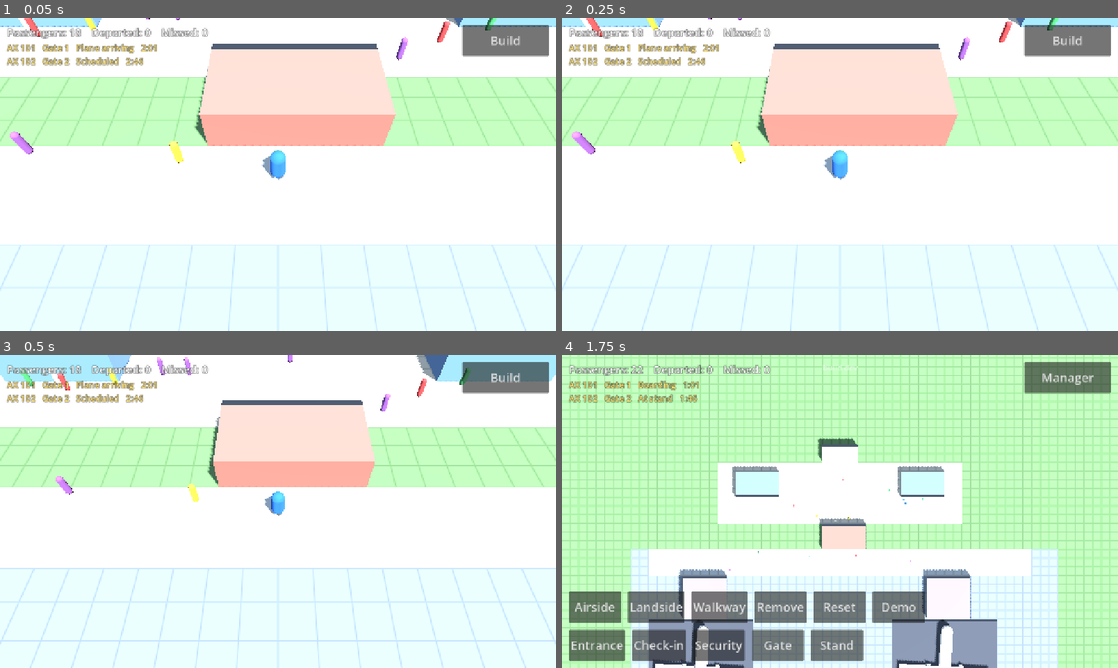
Above: before the commit, frames 1-4 (two rows, left to right).
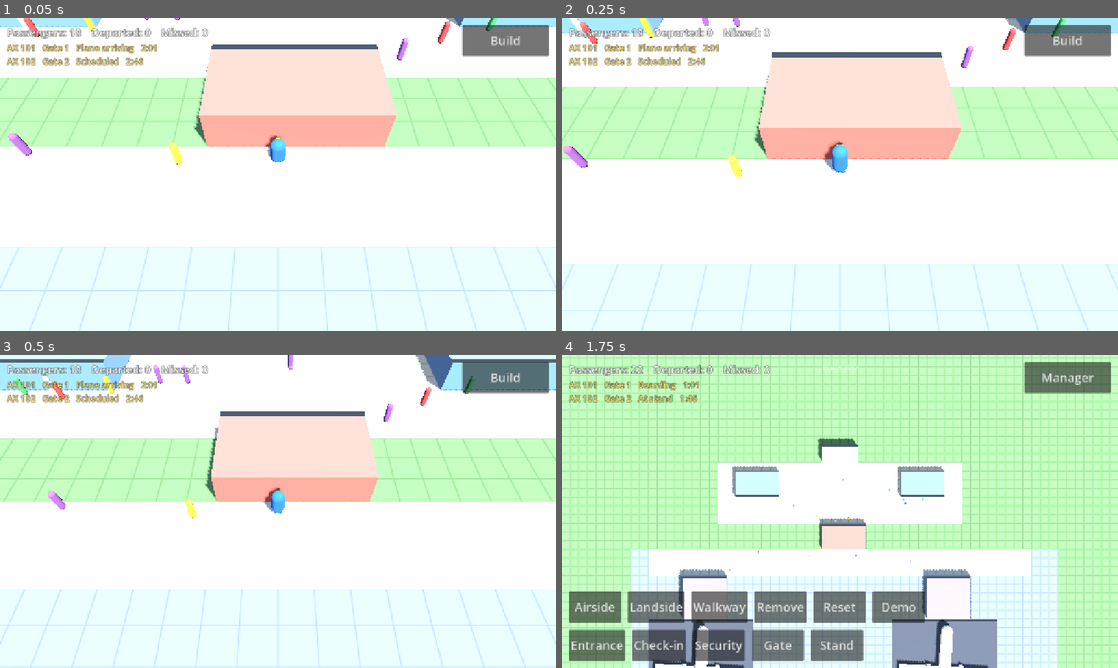
Above: after the commit, the same moments.

Repository: jakobmaier16-pixel/airport-idle
Game: Godot game, scene res://tests/screenshots.tscn
The game is run twice, just before and just after one commit, with the same random seed, the same clock (stepped at 60 frames per second) and the same inputs. This scene is started directly instead of the project's main scene.
Inputs (mouse positions are in pixels of both pictures, inside the frame that each line leads up to):
- Up to frame 1 (0.05 s): no input
- Up to frame 2 (0.25 s): no input
- Up to frame 3 (0.5 s): no input
- Up to frame 4 (1.75 s): move the mouse to (962, 495) at 0.52 s; hold D (move_right) 0.53-1.25 s; click (962, 495) at 0.67 s; drag from (728, 527) to (812, 574) at 1.27 s

The runs differ from the first frame. In frame 1, 2.5% of the frame differs, in the area x 0-100%, y 0-88%; in frame 2, 13%; in frame 3, 16%, in the area x 0-100%, y 0-92%; in frame 4, nothing differs.

Commit message:
Planes are solid: the manager can't walk through them
AnimatableBody3D on every plane (fuselage, wings with engines, tail),
moving with it. Test walks into the tail and a wing tip.

Co-Authored-By: Claude Opus 5.5 <noreply@anthropic.com>

Diff:
--- a/scenes/planes/plane_visual.gd
+++ b/scenes/planes/plane_visual.gd
@@ -2,6 +2,7 @@
 extends Node3D
 ## Placeholder low-poly narrow-body plane built from simple shapes, scaled down like the airside
 ## (design doc §7.1, §8.5). The nose points to -Z. Replace with a Blender model later.
+## It is solid: a moving physics body (AnimatableBody3D) keeps the manager from walking through it.
 
 const LENGTH: float = 21.0
 const FUSELAGE_RADIUS: float = 1.4
@@ -10,6 +11,8 @@
 const BODY_COLOR: Color = Color(0.95, 0.96, 0.97)
 const TAIL_COLOR: Color = Color(0.1, 0.45, 0.65)
 const ENGINE_COLOR: Color = Color(0.55, 0.57, 0.6)
+
+var _body: AnimatableBody3D
 
 # Shared by every plane, so many planes don't mean many materials.
 static var _body_material: StandardMaterial3D
@@ -23,6 +26,10 @@
 		_tail_material = _material(TAIL_COLOR)
 		_engine_material = _material(ENGINE_COLOR)
 	var body_height := FUSELAGE_RADIUS + 1.0
+	_body = AnimatableBody3D.new()
+	# The plane is moved from _process (PlaneLayer), not by the physics engine.
+	_body.sync_to_physics = false
+	add_child(_body)
 
 	# Fuselage: a capsule lying along the Z axis.
 	var fuselage := CapsuleMesh.new()
@@ -31,10 +38,18 @@
 	fuselage.radial_segments = 12
 	fuselage.rings = 2
 	_add(fuselage, _body_material, Vector3(0.0, body_height, 0.0), Vector3(PI * 0.5, 0.0, 0.0))
+	var fuselage_shape := CapsuleShape3D.new()
+	fuselage_shape.radius = FUSELAGE_RADIUS
+	fuselage_shape.height = LENGTH
+	_add_collision(fuselage_shape, Vector3(0.0, body_height, 0.0), Vector3(PI * 0.5, 0.0, 0.0))
 
 	var wings := BoxMesh.new()
 	wings.size = Vector3(WINGSPAN, 0.3, 3.2)
 	_add(wings, _body_material, Vector3(0.0, body_height - 0.6, 0.5), Vector3.ZERO)
+	# One box covers the wings and the engines below them, from the ground up.
+	var wing_shape := BoxShape3D.new()
+	wing_shape.size = Vector3(WINGSPAN, body_height - 0.45, 3.2)
+	_add_collision(wing_shape, Vector3(0.0, (body_height - 0.45) * 0.5, 0.5), Vector3.ZERO)
 
 	for side in [-1.0, 1.0]:
 		var engine := CylinderMesh.new()
@@ -51,6 +66,9 @@
 	var stabilizer := BoxMesh.new()
 	stabilizer.size = Vector3(7.0, 0.25, 1.8)
 	_add(stabilizer, _body_material, Vector3(0.0, body_height + 0.4, LENGTH * 0.5 - 1.4), Vector3.ZERO)
+	var tail_shape := BoxShape3D.new()
+	tail_shape.size = Vector3(7.0, body_height + 0.5, 1.8)
+	_add_collision(tail_shape, Vector3(0.0, (body_height + 0.5) * 0.5, LENGTH * 0.5 - 1.4), Vector3.ZERO)
 
 
 func _add(mesh: Mesh, material: Material, offset: Vector3, rotation_radians: Vector3) -> void:
@@ -62,6 +80,14 @@
 	add_child(instance)
 
 
+func _add_collision(shape: Shape3D, offset: Vector3, rotation_radians: Vector3) -> void:
+	var collision := CollisionShape3D.new()
+	collision.shape = shape
+	collision.position = offset
+	collision.rotation = rotation_radians
+	_body.add_child(collision)
+
+
 static func _material(color: Color) -> StandardMaterial3D:
 	var material := StandardMaterial3D.new()
 	material.albedo_color = color
--- a/tests/cases/test_11_flights.gd
+++ b/tests/cases/test_11_flights.gd
@@ -125,3 +125,27 @@
 	var gate_center := Airport.grid.block_center(gate.origin_cell, Building.rotated_size(gate.type.footprint, gate.rotation_steps))
 	var nose := -plane.global_basis.z
 	check(nose.dot((gate_center - stand_center).normalized()) > 0.99, "nose points at the gate")
+
+
+func test_plane_is_solid() -> void:
+	ShowcaseAirport.build(0.0)
+	var flight := _flight_at(1)
+	sim_seconds(flight.departure_time - FlightSchedule.BOARDING_OPENS + 5.0)  # parked, boarding
+	await start_game()
+	var stand := flight.stand
+	var stand_center := Airport.grid.block_center(stand.origin_cell, Building.rotated_size(stand.type.footprint, stand.rotation_steps))
+	# Start south of the plane's tail and walk north, straight into it.
+	manager().global_position = stand_center + Vector3(0.0, 0.0, 16.0)
+	await physics_frames(10)
+	Input.action_press(&"move_up")
+	await physics_frames(300)  # 5 s: enough to walk 30 m
+	Input.action_release(&"move_up")
+	var tail_end_z := stand_center.z + PlaneVisual.LENGTH * 0.5
+	check(manager().global_position.z > tail_end_z - 1.0, "manager stopped at the tail: z=%.1f, tail at %.1f" % [manager().global_position.z, tail_end_z])
+	# And from the side, into the wing.
+	manager().global_position = stand_center + Vector3(-PlaneVisual.WINGSPAN * 0.5 - 4.0, 0.0, 0.5)
+	await physics_frames(10)
+	Input.action_press(&"move_right")
+	await physics_frames(300)
+	Input.action_release(&"move_right")
+	check(manager().global_position.x < stand_center.x - PlaneVisual.WINGSPAN * 0.5 + 1.0, "manager stopped at the wing tip: x=%.1f" % manager().global_position.x)
